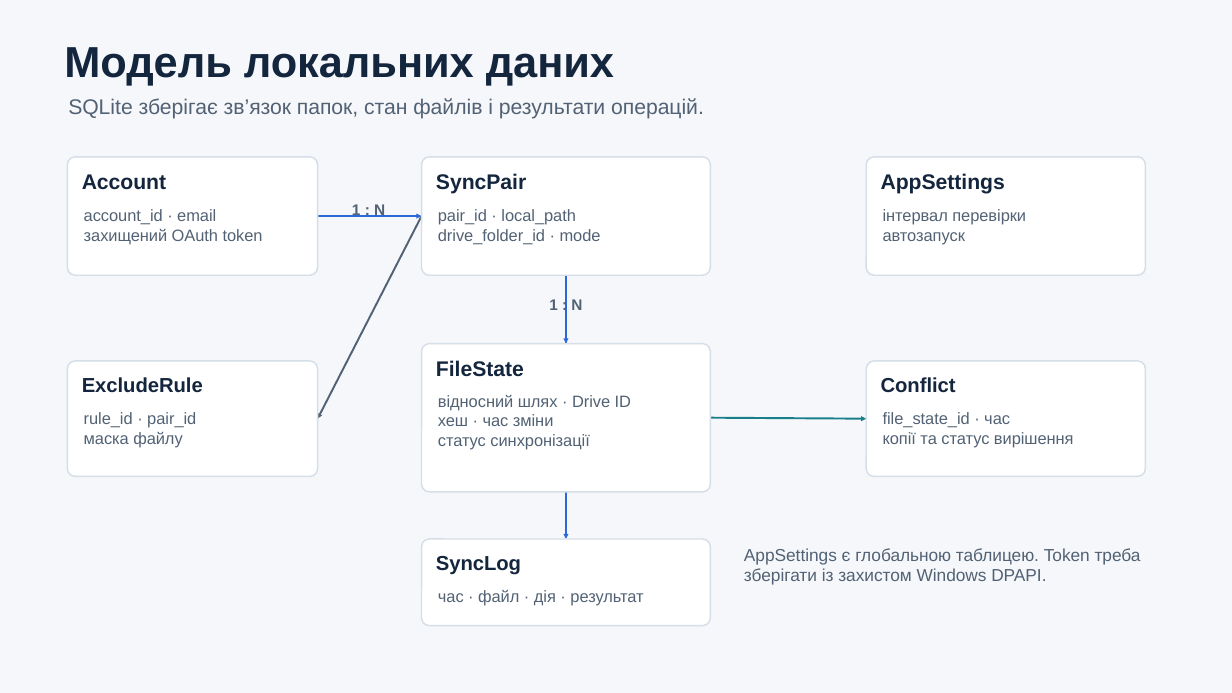
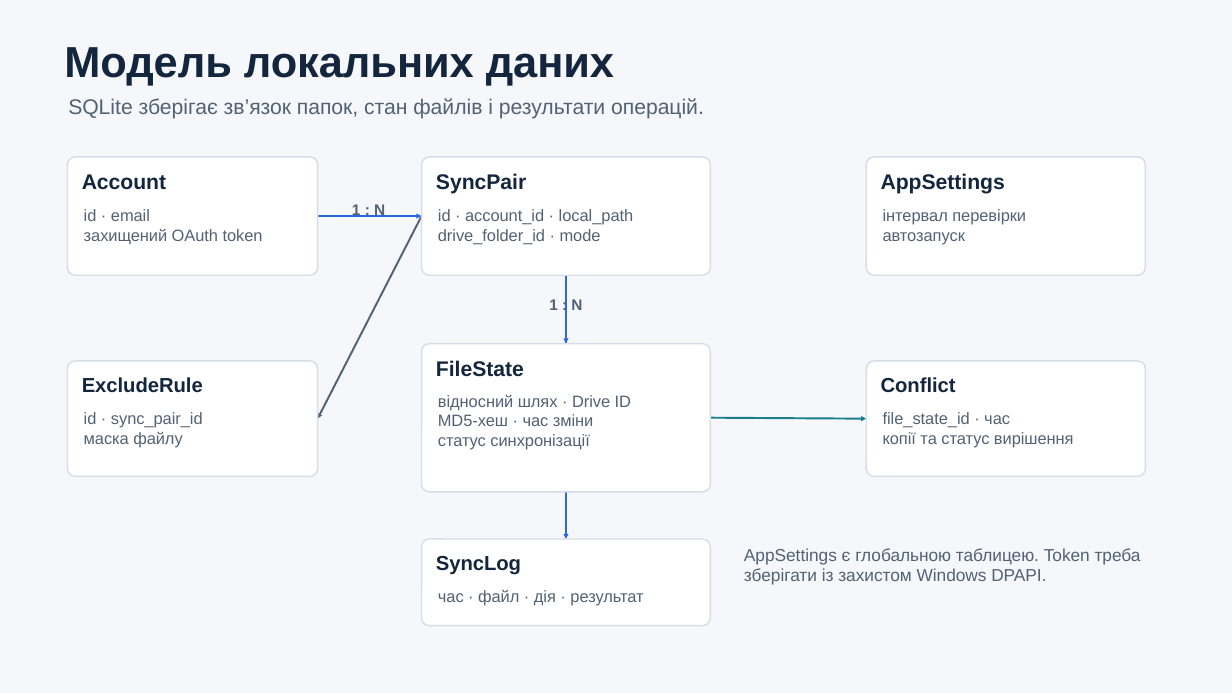
Before and after one commit to ivaniuk07/MyCloudSync, a slide deck: slide 6 of docs/design/presentation/MyCloudSync_design.pptx. Drawn at 1232x693 pixels with LibreOffice and Linux fonts; fonts in the diff are those of the drawing. Boxes give left, top, right and bottom in pixels: in the first picture for what was removed or moved away, otherwise in the second. Text is boxed around its words. In the diff, an @@ line names an element or a change of style, - is before the commit and + after.

```diff
--- a/docs/design/presentation/MyCloudSync_design.pptx
+++ b/docs/design/presentation/MyCloudSync_design.pptx
@@ text at (84,209,150,221): text changed @@
-account_id · email
+id · email
@@ text at (438,209,634,224): text changed @@
-pair_id · local_path
+id · account_id · local_path
@@ text at (84,412,203,428): text changed @@
-rule_id · pair_id
+id · sync_pair_id
@@ text at (438,414,594,426): text changed @@
-хеш · час зміни
+MD5-хеш · час зміни
```
Also in this commit, not shown: 6 other slides changed, 14 other files.
